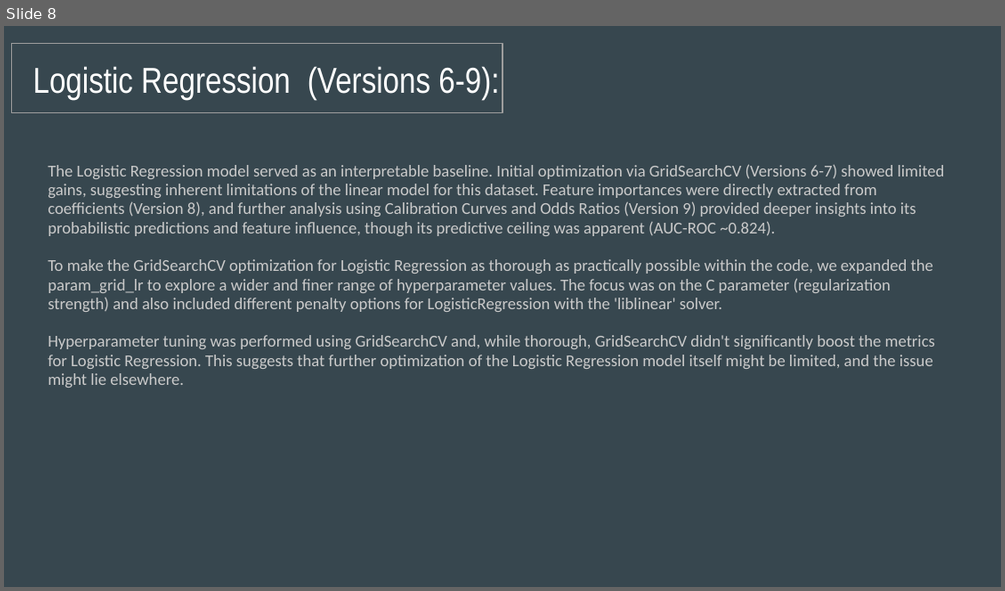
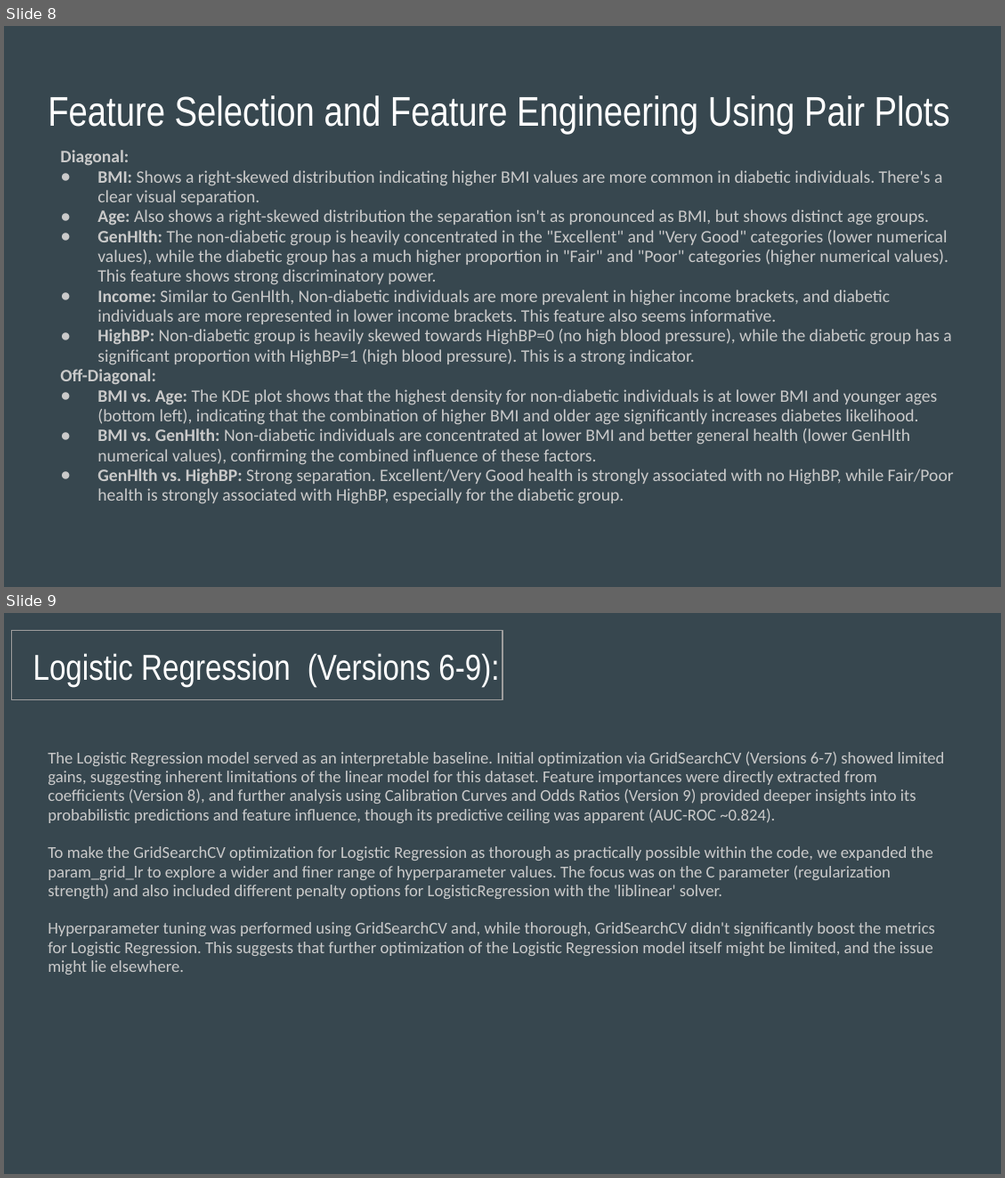
Before and after one commit to CamdenBeck/Project_04, a slide deck: Alex/UCI - Project 4 ML - Presentation.pptx. Shown one above the other, each under a label of ours: slide 8 before the commit, slides 8 and 9 after it. The pictures are 1005x591 and 1005x1178 pixels, drawn with LibreOffice and Linux fonts; fonts in the diff are those of the drawing. Boxes give left, top, right and bottom in pixels: in the first picture for what was removed or moved away, otherwise in the second. Text is boxed around its words. In the diff, an @@ line names an element or a change of style, - is before the commit and + after.

Commit message:
Revised presentation slide presentation and document justifying not using SQL

```diff
--- a/Alex/UCI - Project 4 ML - Presentation.pptx
+++ b/Alex/UCI - Project 4 ML - Presentation.pptx
@@ slide 8 added at (4,26,1001,587), background #37474F @@
@@ title added at (48,95,950,134), 30 pt, text #FFFFFF @@
+Feature Selection and Feature Engineering Using Pair Plots
@@ text added at (60,150,954,504), 12.6 pt, text #CACACA @@
+Diagonal:
+● BMI: Shows a right-skewed distribution indicating higher BMI values are more common in diabetic individuals. There's a clear visual separation.
+● Age: Also shows a right-skewed distribution the separation isn't as pronounced as BMI, but shows distinct age groups.
+● GenHlth: The non-diabetic group is heavily concentrated in the "Excellent" and "Very Good" categories (lower numerical values), while the diabetic group has a much higher proportion in "Fair" and "Poor" categories (higher numerical values). This feature shows strong discriminatory power.
+● Income: Similar to GenHlth, Non-diabetic individuals are more prevalent in higher income brackets, and diabetic individuals are more represented in lower income brackets. This feature also seems informative.
+● HighBP: Non-diabetic group is heavily skewed towards HighBP=0 (no high blood pressure), while the diabetic group has a significant proportion with HighBP=1 (high blood pressure). This is a strong indicator.
+Off-Diagonal:
+● BMI vs. Age: The KDE plot shows that the highest density for non-diabetic individuals is at lower BMI and younger ages (bottom left), indicating that the combination of higher BMI and older age significantly increases diabetes likelihood.
+● BMI vs. GenHlth: Non-diabetic individuals are concentrated at lower BMI and better general health (lower GenHlth numerical values), confirming the combined influence of these factors.
+● GenHlth vs. HighBP: Strong separation. Excellent/Very Good health is strongly associated with no HighBP, while Fair/Poor health is strongly associated with HighBP, especially for the diabetic group.
@@ what was slide 8 is now slide 9 @@
```
Also in this commit, not shown: 1 slide changed, 2 other files.
